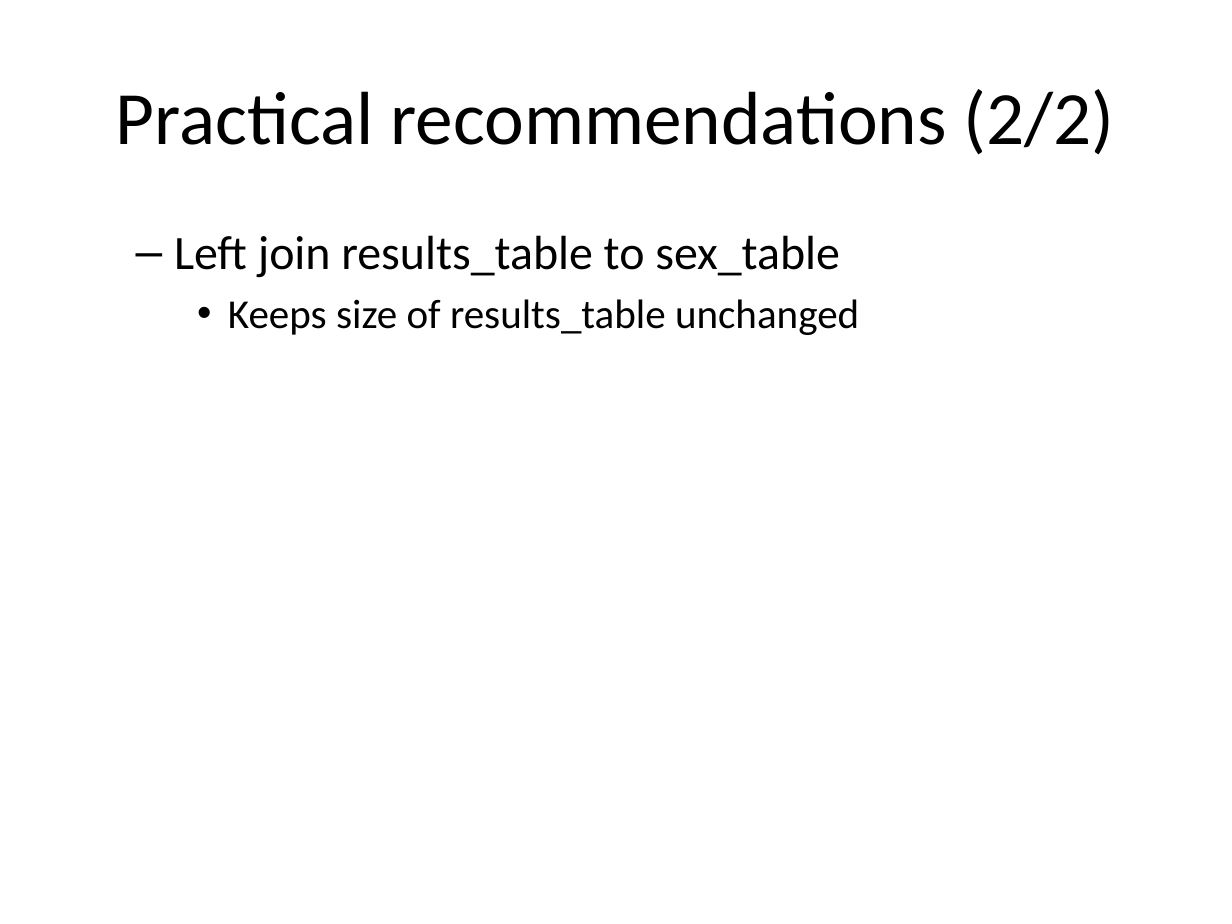
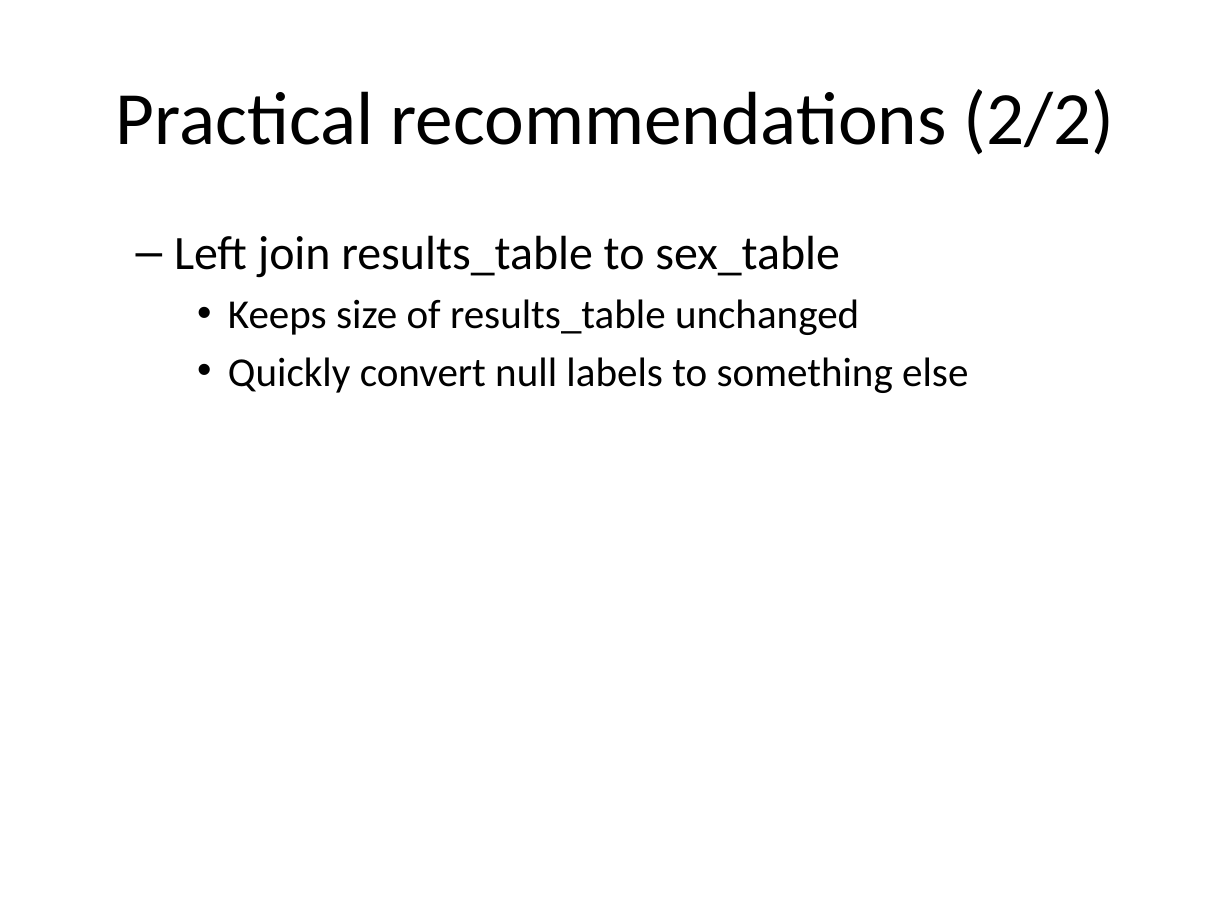
Before and after one commit to pmean/introduction-to-sql, a slide deck: slide 19 of src/mismatches.pptx (slide 15 before the commit). Drawn at 1232x924 pixels with LibreOffice and Linux fonts; fonts in the diff are those of the drawing. Boxes give left, top, right and bottom in pixels: in the first picture for what was removed or moved away, otherwise in the second. Text is boxed around its words. In the diff, an @@ line names an element or a change of style, - is before the commit and + after.

```diff
--- a/src/mismatches.pptx
+++ b/src/mismatches.pptx
@@ text at (228,357,968,393): paragraph added @@
+    • Quickly convert null labels to something else
```
Also in this commit, not shown: 6 other slides changed, 4 slides added, 1 other file.
